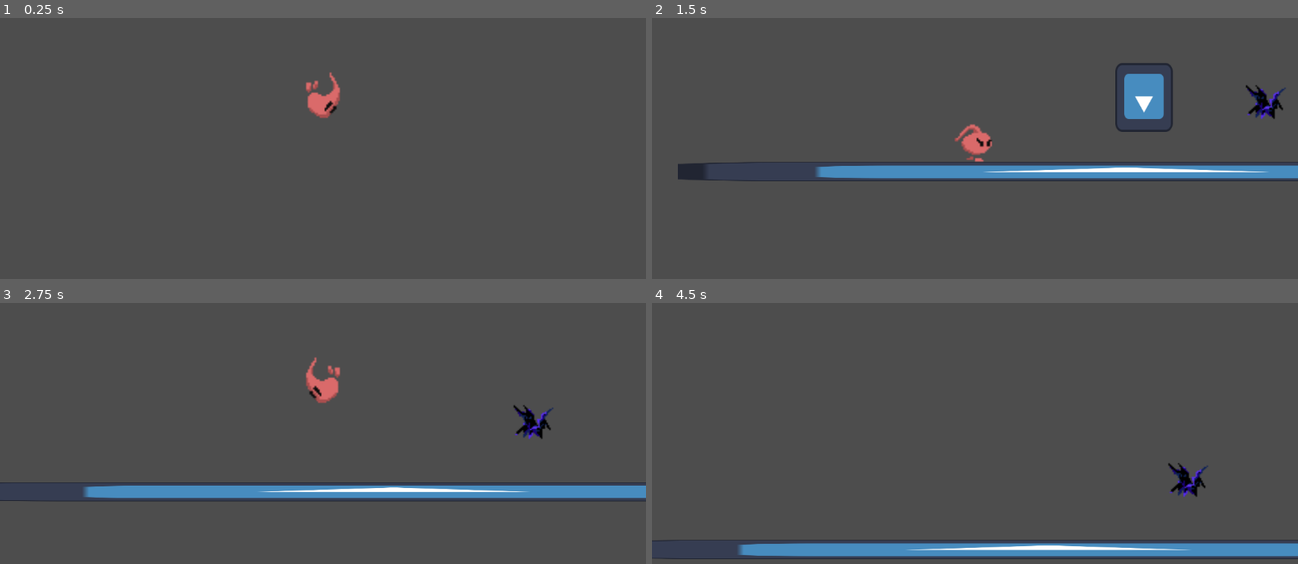
Above: before the commit, frames 1-4 (two rows, left to right).
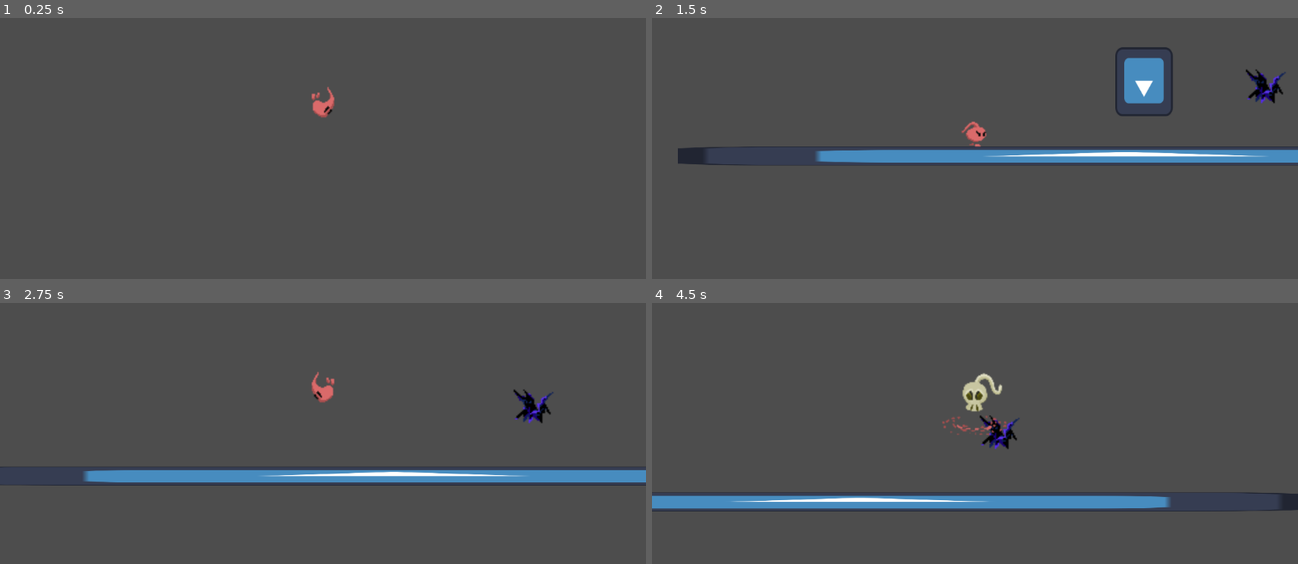
Above: after the commit, the same moments.

Repository: DangerousDaniel/Bubble-Drop-Godot-4
Game: Godot game, scene res://Playgrounds/playground_Ben.tscn
The game is run twice, just before and just after one commit, with the same random seed, the same clock (stepped at 60 frames per second) and the same inputs. This scene is started directly instead of the project's main scene. The engine's default icon, where the game draws it, is replaced by a stand-in: a white triangle on a blue panel in a dark square.
Inputs (mouse positions are in pixels of both pictures, inside the frame that each line leads up to):
- Up to frame 1 (0.25 s): no input
- Up to frame 2 (1.5 s): move the mouse to (1117, 98) at 0.52 s; hold D (MoveRight) from 0.53 s (still down); click (1117, 98) at 0.6 s; tap Space (Jump) at 0.77 s; move the mouse to (845, 135) at 1.27 s; click (845, 135) at 1.35 s
- Up to frame 3 (2.75 s): tap Space (Jump) at 1.52 s; move the mouse to (387, 321) at 2.02 s; release D (MoveRight) at 2.03 s; hold A (MoveLeft) from 2.03 s (still down); click (387, 321) at 2.1 s
- Up to frame 4 (4.5 s): move the mouse to (942, 472) at 2.77 s; release A (MoveLeft) at 2.78 s; hold D (MoveRight) 2.78-4.28 s; click (942, 472) at 2.85 s; tap Space (Jump) at 3.02, 3.77 s; move the mouse to (1168, 454) at 3.52 s; click (1168, 454) at 3.6 s; move the mouse to (781, 347) at 4.27 s; hold A (MoveLeft) from 4.28 s (still down); click (781, 347) at 4.35 s

The runs differ from the first frame. In frame 1, 0.4% of the frame differs, in the area x 47-53%, y 20-39%; in frame 2, 11%; in frame 3, 10%; in frame 4, 11%, in the area x 0-100%, y 26-99%.

Commit message:
Death animation and layer order for player

Diff:
--- a/bubble-drop-godot-4/HazardScript.gd
+++ b/bubble-drop-godot-4/HazardScript.gd
@@ -12,7 +12,7 @@
 	print("Collision")
 	if body is CharacterBody2D:
 		print("Collided with player")
-		body.queue_free()
+		body.Die()
 
 	elif "bubble" in body.name:
 		body.Pop() # Replace with function body.
--- a/bubble-drop-godot-4/Player/Player.tscn
+++ b/bubble-drop-godot-4/Player/Player.tscn
@@ -1,11 +1,56 @@
-[gd_scene load_steps=46 format=3 uid="uid://biapstqd7xc8x"]
+[gd_scene load_steps=58 format=3 uid="uid://biapstqd7xc8x"]
 
 [ext_resource type="Script" path="res://PlayerController.gd" id="1_lh0nm"]
 [ext_resource type="Texture2D" uid="uid://u6vrig2ay8lp" path="res://Sprites/Sprint_Sheet_Anim_64X64_Final.png" id="2_le5w0"]
+[ext_resource type="Texture2D" uid="uid://b4o62wmkdbv01" path="res://Player/Sprint_Sheet_Anim_64X64_Final.png" id="2_p0vc5"]
 [ext_resource type="PackedScene" uid="uid://bcreeu3du44r6" path="res://Player/MainCamera.tscn" id="3_hsm2k"]
 [ext_resource type="Texture2D" uid="uid://bl1j4ff1lg437" path="res://Sprites/Sprint_Sheet_Anim_64X64_Final-sheetFlipped.png" id="3_ijctq"]
 [ext_resource type="Texture2D" uid="uid://cp4jne088gc3k" path="res://Sprites/Sprint_Sheet_Anim_Jump_Walk_64X64.png" id="3_jlu15"]
 
+[sub_resource type="AtlasTexture" id="AtlasTexture_y1twk"]
+atlas = ExtResource("2_p0vc5")
+region = Rect2(64, 576, 64, 64)
+
+[sub_resource type="AtlasTexture" id="AtlasTexture_76a1h"]
+atlas = ExtResource("2_p0vc5")
+region = Rect2(128, 576, 64, 64)
+
+[sub_resource type="AtlasTexture" id="AtlasTexture_5oh7v"]
+atlas = ExtResource("2_p0vc5")
+region = Rect2(192, 576, 64, 64)
+
+[sub_resource type="AtlasTexture" id="AtlasTexture_durrx"]
+atlas = ExtResource("2_p0vc5")
+region = Rect2(256, 576, 64, 64)
+
+[sub_resource type="AtlasTexture" id="AtlasTexture_c4ww5"]
+atlas = ExtResource("2_p0vc5")
+region = Rect2(320, 576, 64, 64)
+
+[sub_resource type="AtlasTexture" id="AtlasTexture_a5h5q"]
+atlas = ExtResource("2_p0vc5")
+region = Rect2(384, 576, 64, 64)
+
+[sub_resource type="AtlasTexture" id="AtlasTexture_f00cm"]
+atlas = ExtResource("2_p0vc5")
+region = Rect2(448, 576, 64, 64)
+
+[sub_resource type="AtlasTexture" id="AtlasTexture_4wq66"]
+atlas = ExtResource("2_p0vc5")
+region = Rect2(512, 576, 64, 64)
+
+[sub_resource type="AtlasTexture" id="AtlasTexture_i7jj5"]
+atlas = ExtResource("2_p0vc5")
+region = Rect2(0, 640, 64, 64)
+
+[sub_resource type="AtlasTexture" id="AtlasTexture_7omsm"]
+atlas = ExtResource("2_p0vc5")
+region = Rect2(64, 640, 64, 64)
+
+[sub_resource type="AtlasTexture" id="AtlasTexture_duk1p"]
+atlas = ExtResource("2_p0vc5")
+region = Rect2(128, 640, 64, 64)
+
 [sub_resource type="AtlasTexture" id="AtlasTexture_tr0i4"]
 atlas = ExtResource("2_le5w0")
 region = Rect2(256, 704, 64, 64)
@@ -160,6 +205,44 @@
 
 [sub_resource type="SpriteFrames" id="SpriteFrames_wumi1"]
 animations = [{
+"frames": [{
+"duration": 1.0,
+"texture": SubResource("AtlasTexture_y1twk")
+}, {
+"duration": 1.0,
+"texture": SubResource("AtlasTexture_76a1h")
+}, {
+"duration": 1.0,
+"texture": SubResource("AtlasTexture_5oh7v")
+}, {
+"duration": 1.0,
+"texture": SubResource("AtlasTexture_durrx")
+}, {
+"duration": 1.0,
+"texture": SubResource("AtlasTexture_c4ww5")
+}, {
+"duration": 1.0,
+"texture": SubResource("AtlasTexture_a5h5q")
+}, {
+"duration": 1.0,
+"texture": SubResource("AtlasTexture_f00cm")
+}, {
+"duration": 1.0,
+"texture": SubResource("AtlasTexture_4wq66")
+}, {
+"duration": 1.0,
+"texture": SubResource("AtlasTexture_i7jj5")
+}, {
+"duration": 1.0,
+"texture": SubResource("AtlasTexture_7omsm")
+}, {
+"duration": 1.0,
+"texture": SubResource("AtlasTexture_duk1p")
+}],
+"loop": false,
+"name": &"Death",
+"speed": 10.0
+}, {
 "frames": [{
 "duration": 1.0,
 "texture": SubResource("AtlasTexture_tr0i4")
@@ -318,7 +401,9 @@
 
 [node name="AnimatedSprite2D" type="AnimatedSprite2D" parent="CharacterBody2D/Sprite2D"]
 sprite_frames = SubResource("SpriteFrames_wumi1")
-animation = &"idle"
+animation = &"Death"
+frame = 7
+frame_progress = 0.840651
 
 [node name="CollisionShape2D" type="CollisionShape2D" parent="CharacterBody2D" groups=["playground_kyle"]]
 position = Vector2(1, 20.8333)
--- a/bubble-drop-godot-4/PlayerController.gd
+++ b/bubble-drop-godot-4/PlayerController.gd
@@ -21,11 +21,15 @@
 var fall_gravity = 500
 var normal_gravity = 400
 
+var initial_position = Vector2()
+
 func _physics_process(delta):
 	# Apply gravity
 	if not is_on_floor():
 		# Apply falling gravity once the character is falling
-		if velocity.y > 0:
+		if current_state == "die":
+			animated_sprite.play("Death")
+		elif velocity.y > 0:
 			velocity.y += fall_gravity * delta  # Applying fall gravity
 			if current_state != "fall":
 				current_state = "fall"
@@ -38,7 +42,9 @@
 				animated_sprite.play("jump")
 	else:
 		# If on the ground, reset the state to idle
-		if current_state in ["jump", "fall"]:
+		if current_state == "die":
+			animated_sprite.play("Death")
+		elif current_state in ["jump", "fall"]:
 			current_state = "idle"
 			animated_sprite.play("idle")
 
@@ -60,12 +66,16 @@
 		$Sprite2D.flip_h = horizontal_input < 0
 		$Sprite2D/AnimatedSprite2D.flip_h = horizontal_input < 0
 
+
 	# Apply physics
 	move_and_slide()
 
 func _ready():
 	# Connect the animation_finished signal from the AnimatedSprite2D node
 	animated_sprite.connect("animation_finished", Callable(self, "_on_animated_sprite_2d_animation_finished"))
+	var initial_position = global_position  #Gets the position of the player starting the game
+
+
 
 func handle_horizontal_movement(delta, horizontal_input):
 	# Handle horizontal movement, allowing for movement during falling/jumping
@@ -113,6 +123,8 @@
 	elif current_state == "fall":
 		current_state = "idle"  # Transition to idle when landing
 		animated_sprite.play("idle")
+	elif current_state == "die":  #Spawn the player in the starting position
+		Respawn()
 
 func Jump():
 	animated_sprite.speed_scale = 0.6
@@ -121,3 +133,15 @@
 
 func ApplyJumpForce():
 	velocity.y -= jump_force
+
+
+func Die():
+	current_state = "die" 	 #enters into die state
+	velocity.x = 0.0  #this stops the player for moving
+	velocity.y = 0.0
+	print("Player dies")
+
+func Respawn():
+	print("Time to respawn")
+	current_state = "idle"  #return in the idle animation
+	global_position = initial_position  #respawn the player in the starting position
--- a/bubble-drop-godot-4/Playgrounds/playground_Ben.tscn
+++ b/bubble-drop-godot-4/Playgrounds/playground_Ben.tscn
@@ -13,6 +13,7 @@
 [node name="StaticBody2D" type="StaticBody2D" parent="."]
 
 [node name="Sprite2D" type="Sprite2D" parent="StaticBody2D"]
+z_index = 2
 position = Vector2(707, 589)
 scale = Vector2(12.4922, 0.265625)
 texture = ExtResource("1_vqlt6")
@@ -23,7 +24,9 @@
 shape = SubResource("RectangleShape2D_6x3vn")
 
 [node name="Player" parent="." instance=ExtResource("2_rvrva")]
+z_index = 2
 position = Vector2(77, 86)
+scale = Vector2(2, 2)
 
 [node name="Hazard" parent="." instance=ExtResource("3_se4be")]
 
--- a/bubble-drop-godot-4/Playgrounds/playground_kyle.tscn
+++ b/bubble-drop-godot-4/Playgrounds/playground_kyle.tscn
@@ -24,6 +24,7 @@
 
 [node name="Player" parent="." instance=ExtResource("2_dq7rw")]
 position = Vector2(77, 86)
+scale = Vector2(1, 1)
 
 [node name="Hazard" parent="." instance=ExtResource("3_yu4f1")]
 
